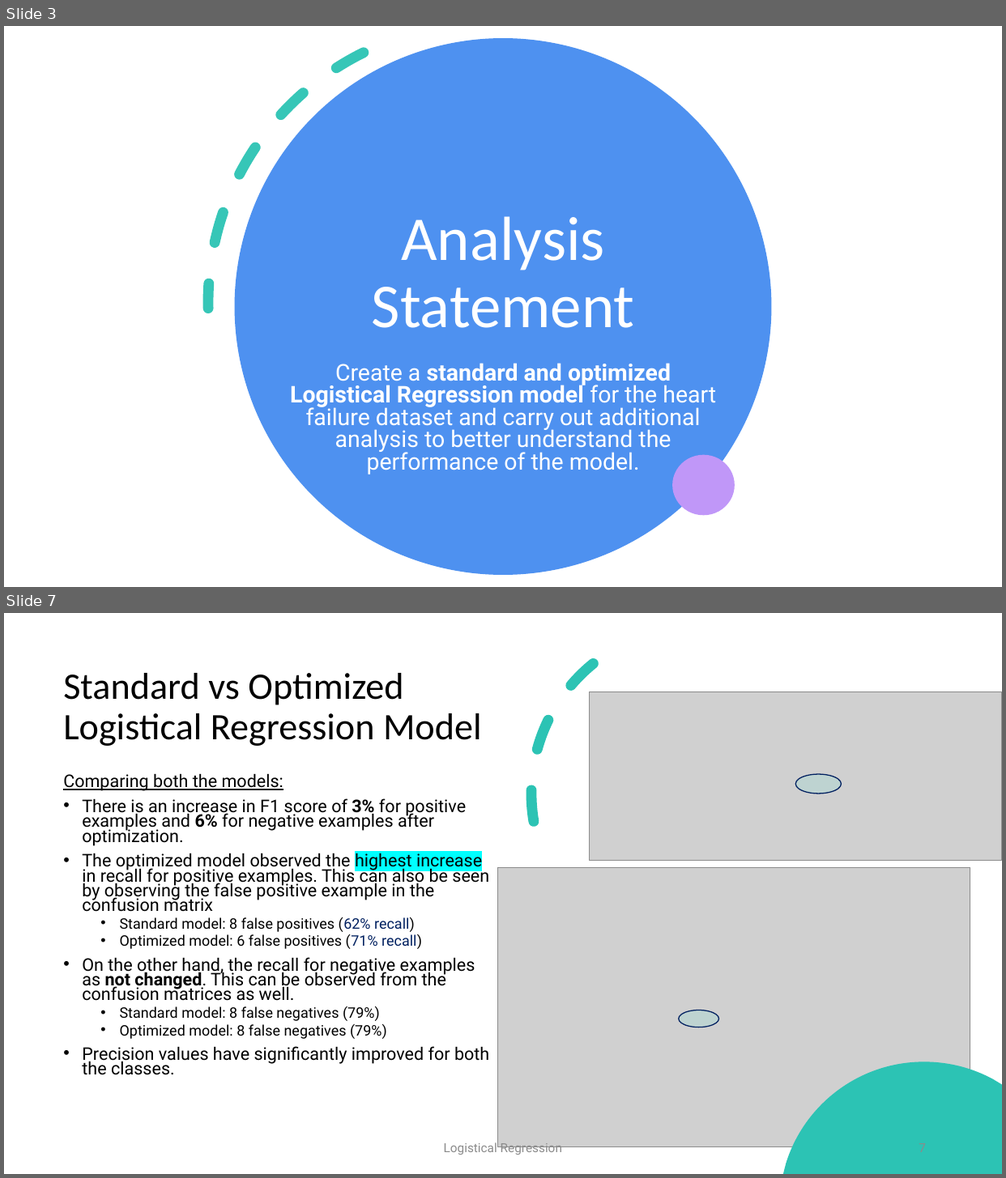
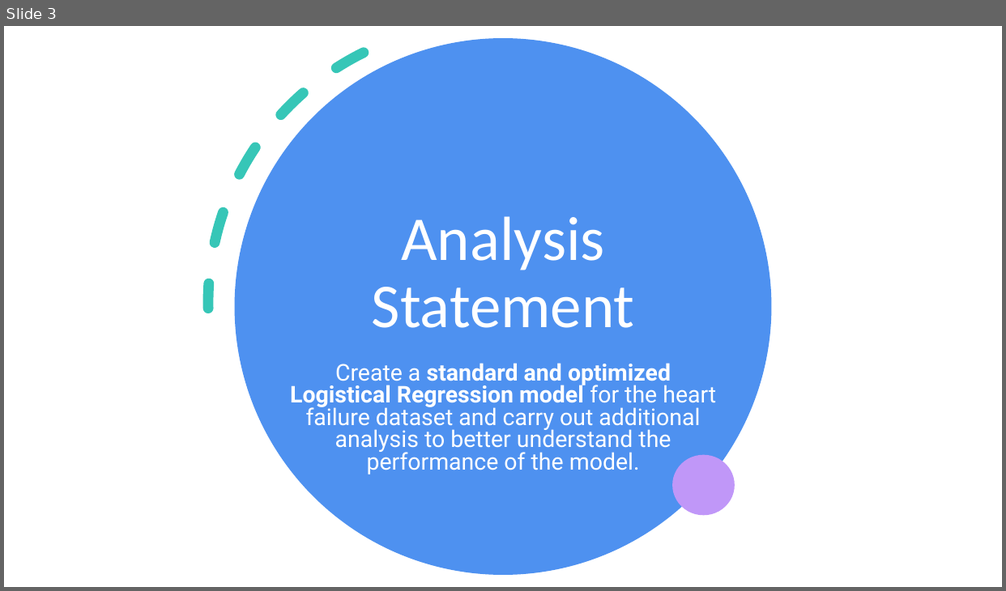
Before and after one commit to radroid/ml-algorithms-assignments, a slide deck: logistical_regression/Logistical Regression - Assignment 2.pptx. Shown one above the other, each under a label of ours: slides 3 and 7 before the commit, slide 3 after it; the slides between them are not shown. The pictures are 1006x1178 and 1006x591 pixels, drawn with LibreOffice and Linux fonts; fonts in the diff are those of the drawing; grey boxes stand for pictures. Boxes give left, top, right and bottom in pixels: in the first picture for what was removed or moved away, otherwise in the second. Text is boxed around its words. In the diff, an @@ line names an element or a change of style, - is before the commit and + after.

Commit message:
Update Logistical Regression - Assignment 2.pptx
Update presentation with new results

```diff
--- a/logistical_regression/Logistical Regression - Assignment 2.pptx
+++ b/logistical_regression/Logistical Regression - Assignment 2.pptx
@@ slide 7 removed at [4,613,1002,1174], background #FFFFFF @@
@@ rectangle removed at [4,613,1002,1174] @@
@@ arc (boxed as its full ellipse) removed at [488,613,910,1005] @@
@@ freeform shape removed at [863,613,933,642] @@
@@ title removed at [63,673,482,746] @@
-Standard vs Optimized Logistical Regression Model
@@ picture removed at [590,692,1002,861] @@
@@ text removed at [63,773,489,1076] @@
-Comparing both the models:
-• There is an increase in F1 score of 3% for positive examples and 6% for negative examples after optimization.
-• The optimized model observed the highest increase in recall for positive examples. This can also be seen by observing the false positive example in the confusion matrix
-  • Standard model: 8 false positives (62% recall)
-  • Optimized model: 6 false positives (71% recall)
-• On the other hand, the recall for negative examples as not changed. This can be observed from the confusion matrices as well.
-  • Standard model: 8 false negatives (79%)
-  • Optimized model: 8 false negatives (79%)
-• Precision values have significantly improved for both the classes.
@@ ellipse removed at [796,774,842,794] @@
@@ picture removed at [498,867,971,1147] @@
@@ ellipse removed at [679,1011,719,1028] @@
@@ freeform shape removed at [783,1063,1002,1174] @@
@@ freeform shape removed at [15,1081,160,1174] @@
@@ text removed at [444,1143,562,1157] @@
-Logistical Regression
```
Also in this commit, not shown: 8 slides changed.
